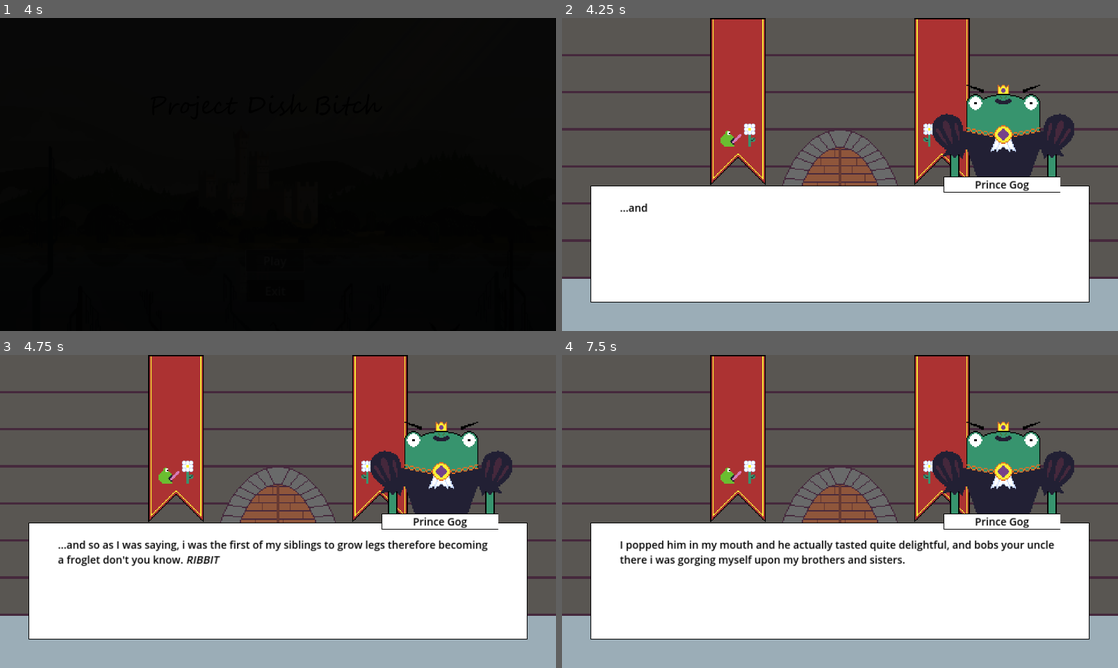
Above: before the commit, frames 1-4 (two rows, left to right).
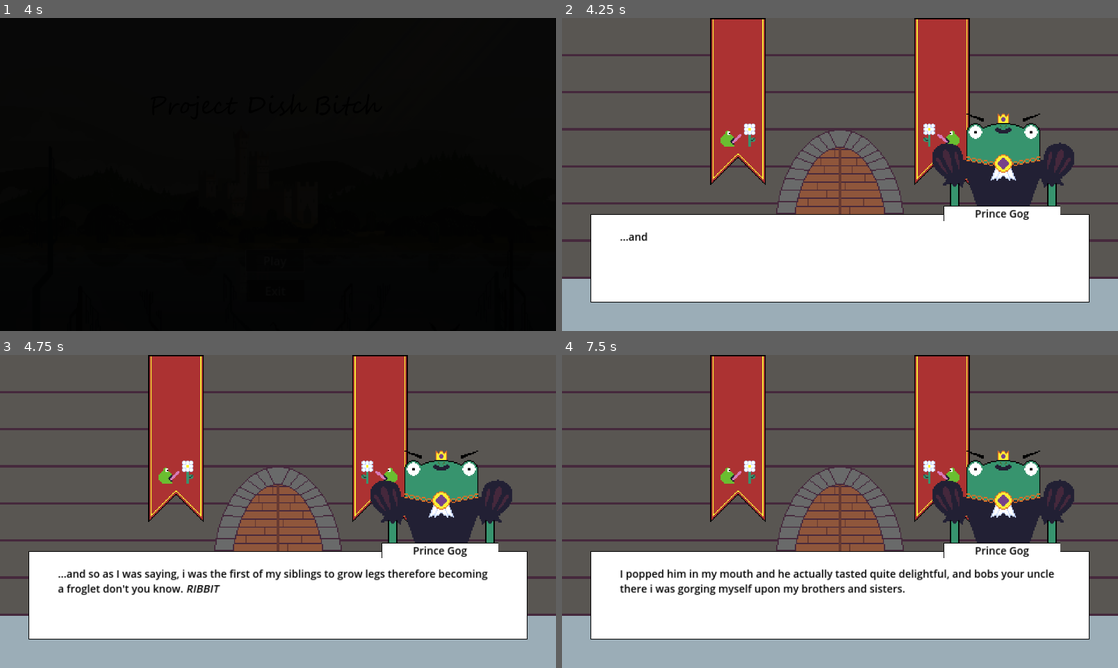
Above: after the commit, the same moments.

Repository: macpheedj/gmtk23
Game: Godot game, scene res://mainmenu.tscn
Same seed, same stepped clock (60 frames per second), same inputs: the game is played once before the commit and once after it.
Inputs:
- Up to frame 1 (4 s): click "Play" at 0.5 s; click "Play" at 1.25 s; click "Play" at 2 s; tap Enter (text_advance) at 2.75, 2.85, 3.6 s
- Up to frame 2 (4.25 s): no input
- Up to frame 3 (4.75 s): tap Enter (text_advance) at 4.35 s
- Up to frame 4 (7.5 s): tap Space at 5, 6.5 s; tap Enter (text_advance) at 5.1, 5.75, 5.85, 6.6, 7.25, 7.35 s

Frame 1 is identical in both runs. In frame 2, 14% of the frame differs, in the area x 5-95%, y 21-72%; in frame 3, 16%; in frame 4, 16%, in the area x 5-95%, y 21-77%.

Commit message:
resizing

Diff:
--- a/conversation.gd
+++ b/conversation.gd
@@ -38,9 +38,9 @@
 		$SpeakerR.visible = true
 		$SpeakerR/BG/Name.text = "[center]" + dialogue.speaker + "[/center]"
 
-		if $SpeakerPortraitR.position.y != 390:
-			$SpeakerPortraitR.position.y = 390
-			$SpeakerPortraitL.position.y = 430
+		if $SpeakerPortraitR.position.y != 490:
+			$SpeakerPortraitR.position.y = 490
+			$SpeakerPortraitL.position.y = 530
 
 	else:
 		$SpeakerPortraitL.set_texture(portrait)
@@ -49,9 +49,9 @@
 		$SpeakerL.visible = true
 		$SpeakerL/BG/Name.text = "[center]" + dialogue.speaker + "[/center]"
 
-		if $SpeakerPortraitL.position.y != 390:
-			$SpeakerPortraitL.position.y = 390
-			$SpeakerPortraitR.position.y = 430
+		if $SpeakerPortraitL.position.y != 490:
+			$SpeakerPortraitL.position.y = 490
+			$SpeakerPortraitR.position.y = 530
 
 
 	if $TypeTimer.is_stopped():
--- a/conversation.tscn
+++ b/conversation.tscn
@@ -6,14 +6,14 @@
 script = ExtResource("1_mfhgd")
 
 [node name="SpeakerPortraitR" type="Sprite2D" parent="."]
-position = Vector2(1524, 430)
+position = Vector2(1524, 530)
 
 [node name="SpeakerPortraitL" type="Sprite2D" parent="."]
-position = Vector2(406, 430)
+position = Vector2(406, 530)
 
 [node name="Speech" type="ColorRect" parent="."]
 offset_left = 98.0
-offset_top = 578.0
+offset_top = 678.0
 offset_right = 1822.0
 offset_bottom = 982.0
 color = Color(0, 0, 0, 1)
@@ -24,14 +24,14 @@
 offset_left = 2.0
 offset_top = 2.0
 offset_right = 1722.0
-offset_bottom = 402.0
+offset_bottom = 302.0
 
 [node name="Text" type="RichTextLabel" parent="Speech/BG"]
 layout_mode = 0
 offset_left = 100.0
 offset_top = 50.0
 offset_right = 1620.0
-offset_bottom = 350.0
+offset_bottom = 250.0
 theme_override_colors/default_color = Color(0, 0, 0, 1)
 theme_override_font_sizes/normal_font_size = 36
 theme_override_font_sizes/bold_font_size = 36
@@ -46,9 +46,9 @@
 [node name="SpeakerR" type="ColorRect" parent="."]
 visible = false
 offset_left = 1318.0
-offset_top = 548.0
+offset_top = 648.0
 offset_right = 1722.0
-offset_bottom = 602.0
+offset_bottom = 702.0
 color = Color(0, 0, 0, 1)
 metadata/_edit_group_ = true
 
@@ -70,9 +70,9 @@
 [node name="SpeakerL" type="ColorRect" parent="."]
 visible = false
 offset_left = 198.0
-offset_top = 548.0
+offset_top = 648.0
 offset_right = 602.0
-offset_bottom = 602.0
+offset_bottom = 702.0
 color = Color(0, 0, 0, 1)
 metadata/_edit_group_ = true
 
